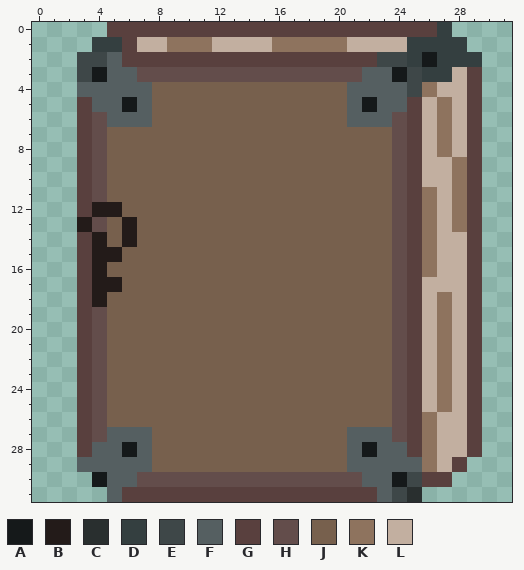
Pixel-art sprite, stored at assets/sprites/tome/Tome.png. The picture above is the old version.
The file is 32x32 pixels. Colours within 5 levels of each other are drawn and written as one.
Palette (. is transparent): A #15191a  B #231b19  C #292f2f  D #343f40  E #3e4748  F #555f61  G #59403e  H #634d4b  J #77604d  K #8e735e  L #c2afa0
Pixels before, first column x 3:
 0 ..GGGGGGGGGGGGGGGGGGGGGGD..
 1 .DDGLLKKKLLLLKKKKKLLLLDDDD.
 2 EEFGGGGGGGGGGGGGGGGGEEDADDD
 3 EAFFHHHHHHHHHHHHHHHFFAEDDLG
 4 FFFFFJJJJJJJJJJJJJFFFFEKLLG
 5 GFFAFJJJJJJJJJJJJJFAFFGLKLG
 6 GHFFFJJJJJJJJJJJJJFFFHGLKLG
 7 GHJJJJJJJJJJJJJJJJJJJHGLKLG
 8 GHJJJJJJJJJJJJJJJJJJJHGLKLG
 9 GHJJJJJJJJJJJJJJJJJJJHGLLKG
10 GHJJJJJJJJJJJJJJJJJJJHGLLKG
11 GHJJJJJJJJJJJJJJJJJJJHGKLKG
12 GBBJJJJJJJJJJJJJJJJJJHGKLKG
13 BHJBJJJJJJJJJJJJJJJJJHGKLKG
14 GBJBJJJJJJJJJJJJJJJJJHGKLLG
15 GBBJJJJJJJJJJJJJJJJJJHGKLLG
16 GBJJJJJJJJJJJJJJJJJJJHGKLLG
17 GBBJJJJJJJJJJJJJJJJJJHGLLLG
18 GBJJJJJJJJJJJJJJJJJJJHGLKLG
19 GHJJJJJJJJJJJJJJJJJJJHGLKLG
20 GHJJJJJJJJJJJJJJJJJJJHGLKLG
21 GHJJJJJJJJJJJJJJJJJJJHGLKLG
22 GHJJJJJJJJJJJJJJJJJJJHGLKLG
23 GHJJJJJJJJJJJJJJJJJJJHGLKLG
24 GHJJJJJJJJJJJJJJJJJJJHGLKLG
25 GHJJJJJJJJJJJJJJJJJJJHGLKLG
26 GHJJJJJJJJJJJJJJJJJJJHGKLLG
27 GHFFFJJJJJJJJJJJJJFFFHGKLLG
28 GFFAFJJJJJJJJJJJJJFAFFGKLLG
29 FFFFFJJJJJJJJJJJJJFFFFFKLG.
30 .AFFHHHHHHHHHHHHHHHFFAEGG..
31 ..FGGGGGGGGGGGGGGGGGFEC....
Once edited:
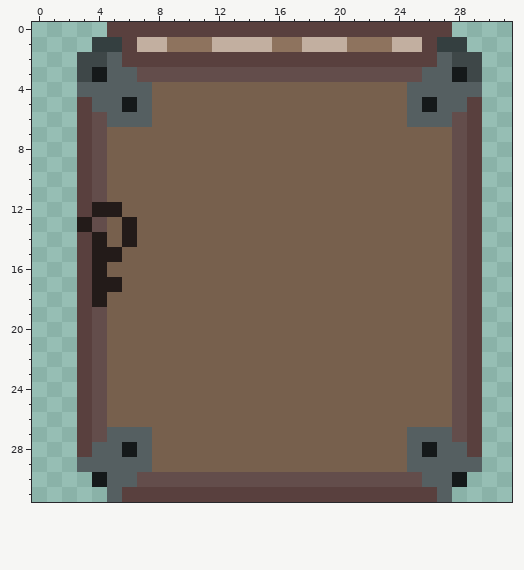
Difference:
y 0: x 27 D -> G
y 1: x 18..23 KKKLLL -> LLLKKK; x 25..26 DD -> LG
y 2: x 23..29 EEDADDD -> GGGGFEE
y 3: x 22..29 FFAEDDLG -> HHHHFFAE
y 4: x 21..29 FFFFEKLLG -> JJJJFFFFF
y 5: x 21..28 FAFFGLKL -> JJJJFAFF
y 6: x 21..28 FFFHGLKL -> JJJJFFFH
y 7..8: x 24..28 HGLKL -> JJJJH
y 9..10: x 24..28 HGLLK -> JJJJH
y 11..13: x 24..28 HGKLK -> JJJJH
y 14..16: x 24..28 HGKLL -> JJJJH
y 17: x 24..28 HGLLL -> JJJJH
y 18..25: x 24..28 HGLKL -> JJJJH
y 26: x 24..28 HGKLL -> JJJJH
y 27: x 21..28 FFFHGKLL -> JJJJFFFH
y 28: x 21..28 FAFFGKLL -> JJJJFAFF
y 29: x 21..24 FFFF -> JJJJ; x 26..29 KLG. -> FFFF
y 30: x 22..28 FFAEGG. -> HHHHFFA
y 31: x 23..27 FEC.. -> GGGGF
Where, in picture pixels (left, top, right, bottom), the same in both pictures:
changed: (302, 22, 482, 502)
